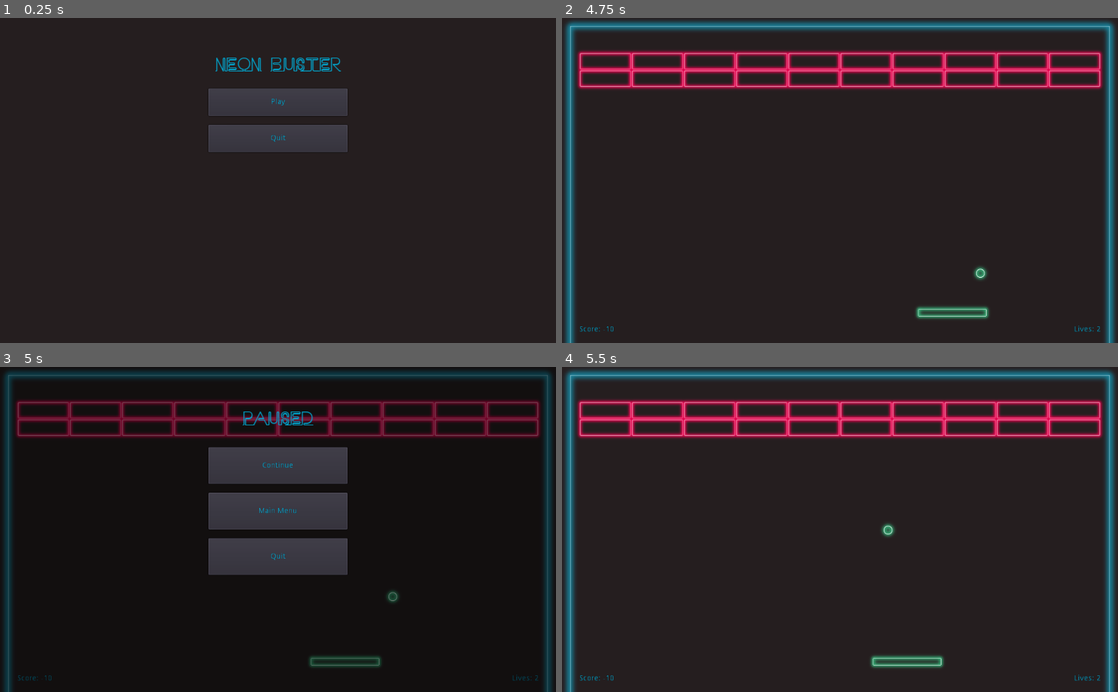
Above: before the commit, frames 1-4 (two rows, left to right).
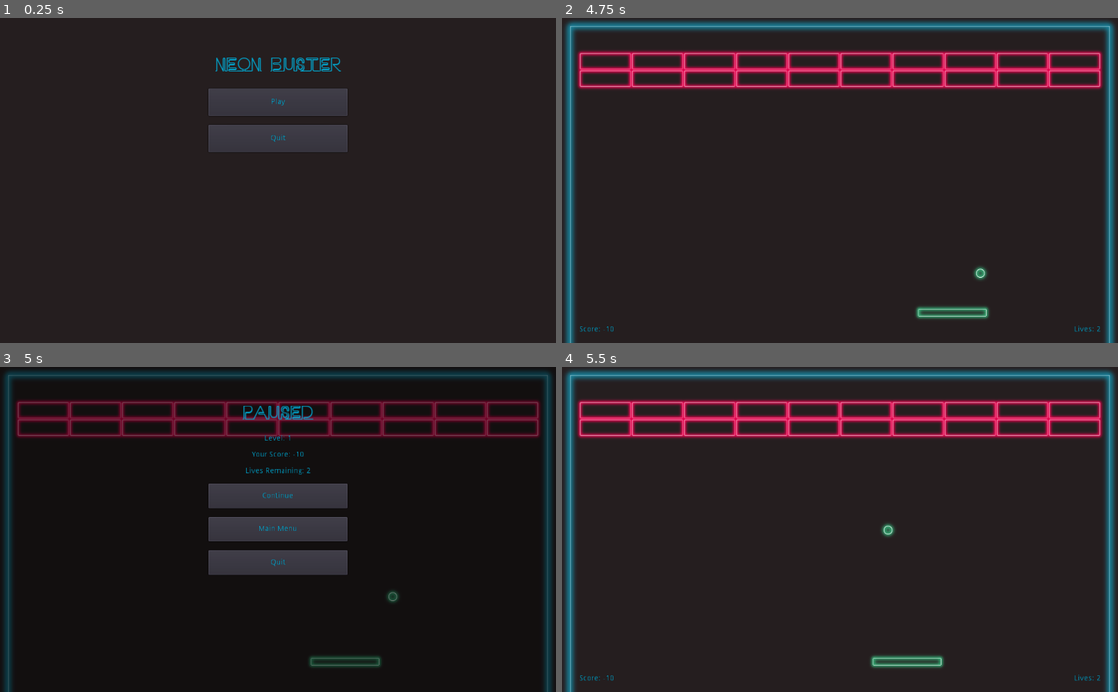
Above: after the commit, the same moments.

Repository: mrussell16/NeonBuster
Game: Godot game, scene res://ui/MainMenu.tscn
Same seed, same stepped clock (60 frames per second), same inputs: the game is played once before the commit and once after it.
Inputs:
- Up to frame 1 (0.25 s): no input
- Up to frame 2 (4.75 s): click "Play" at 0.5 s; tap Enter (ui_accept) at 1.25, 1.52, 2.27, 3.77, 4.52 s; hold Right (ui_right) 1.28-2.03 s; hold Left (ui_left) 2.03-2.78 s; hold Right (ui_right) 2.78-4.28 s; hold Left (ui_left) from 4.28 s (still down)
- Up to frame 3 (5 s): keep holding Left (ui_left); tap Escape (pause) at 4.9 s
- Up to frame 4 (5.5 s): release Left (ui_left) at 5 s; click "Continue" at 5 s

Frames 1-2 are identical in both runs. In frame 3, 6.2% of the frame differs, in the area x 3-97%, y 11-97%; in frame 4, nothing differs.

Commit message:
Better pause menu

Diff:
--- a/ui/HUD.gd
+++ b/ui/HUD.gd
@@ -5,6 +5,9 @@
 const WIN_MESSAGE := "You Win"
 const SCORE_TEMPLATE := "Score: {score}"
 const LIVES_TEMPLATE := "Lives: {lives}"
+const PAUSE_LEVEL_TEMPLATE := "Level: {level}"
+const PAUSE_SCORE_TEMPLATE := "Your Score: {score}"
+const PAUSE_LIVES_TEMPLATE := "Lives Remaining: {lives}"
 
 
 var paused := false setget set_paused
@@ -17,14 +20,19 @@
 onready var pause_title: Label = $PauseOverlay/Menu/Title
 onready var retry_button: Button = $PauseOverlay/Menu/Retry
 onready var continue_button: Button = $PauseOverlay/Menu/Continue
-
+onready var pause_level_label: Label = $PauseOverlay/Menu/Level
+onready var pause_score_label: Label = $PauseOverlay/Menu/Score
+onready var pause_lives_label: Label = $PauseOverlay/Menu/Lives
 
 
 func _ready() -> void:
     GameManager.connect("score_updated", self, "_on_score_updated")
     GameManager.connect("lives_updated", self, "_on_lives_updated")
+    pause_level_label.text = PAUSE_LEVEL_TEMPLATE.format({"level": GameManager.level})
     score_label.text = SCORE_TEMPLATE.format({"score": GameManager.score})
+    pause_score_label.text = PAUSE_SCORE_TEMPLATE.format({"score": GameManager.score})
     lives_label.text = LIVES_TEMPLATE.format({"lives": GameManager.lives})
+    pause_lives_label.text = PAUSE_LIVES_TEMPLATE.format({"lives": GameManager.lives})
 
 
 func _unhandled_input(event: InputEvent) -> void:
@@ -41,6 +49,8 @@
     paused = value
     scene_tree.paused = value
     pause_overlay.visible = value
+    score_label.visible = not value
+    lives_label.visible = not value
     pause_title.text = title
 
     continue_button.visible = title != LOSE_MESSAGE and title != WIN_MESSAGE
@@ -49,6 +59,7 @@
 
 func _on_score_updated() -> void:
     score_label.text = SCORE_TEMPLATE.format({"score": GameManager.score})
+    pause_score_label.text = PAUSE_SCORE_TEMPLATE.format({"score": GameManager.score})
 
     if GameManager.blocks == 0:
         if GameManager.level < GameManager.total_levels:
@@ -59,6 +70,7 @@
 
 func _on_lives_updated() -> void:
     lives_label.text = LIVES_TEMPLATE.format({"lives": GameManager.lives})
+    pause_lives_label.text = PAUSE_LIVES_TEMPLATE.format({"lives": GameManager.lives})
 
     if GameManager.lives <= 0:
         set_paused(true, LOSE_MESSAGE)
--- a/ui/HUD.tscn
+++ b/ui/HUD.tscn
@@ -63,7 +63,7 @@
 
 [node name="Title" type="Label" parent="PauseOverlay/Menu"]
 margin_right = 256.0
-margin_bottom = 51.0
+margin_bottom = 33.0
 size_flags_vertical = 3
 custom_fonts/font = ExtResource( 3 )
 text = "Paused"
@@ -74,29 +74,50 @@
 "_edit_use_anchors_": false
 }
 
+[node name="Level" type="Label" parent="PauseOverlay/Menu"]
+margin_top = 49.0
+margin_right = 256.0
+margin_bottom = 63.0
+text = "Level: 0"
+align = 1
+
+[node name="Score" type="Label" parent="PauseOverlay/Menu"]
+margin_top = 79.0
+margin_right = 256.0
+margin_bottom = 93.0
+text = "Your Score: 0"
+align = 1
+
+[node name="Lives" type="Label" parent="PauseOverlay/Menu"]
+margin_top = 109.0
+margin_right = 256.0
+margin_bottom = 123.0
+text = "Lives Remaining: 0"
+align = 1
+
 [node name="Retry" type="Button" parent="PauseOverlay/Menu"]
-margin_top = 67.0
+margin_top = 139.0
 margin_right = 256.0
-margin_bottom = 118.0
+margin_bottom = 172.0
 size_flags_vertical = 3
 text = "Retry"
 
 [node name="Continue" type="Button" parent="PauseOverlay/Menu"]
-margin_top = 134.0
+margin_top = 188.0
 margin_right = 256.0
-margin_bottom = 185.0
+margin_bottom = 221.0
 size_flags_vertical = 3
 text = "Continue"
 
 [node name="MainMenu" type="Button" parent="PauseOverlay/Menu"]
-margin_top = 201.0
+margin_top = 237.0
 margin_right = 256.0
-margin_bottom = 252.0
+margin_bottom = 270.0
 size_flags_vertical = 3
 text = "Main Menu"
 
 [node name="Quit" type="Button" parent="PauseOverlay/Menu"]
-margin_top = 268.0
+margin_top = 286.0
 margin_right = 256.0
 margin_bottom = 320.0
 size_flags_vertical = 3
